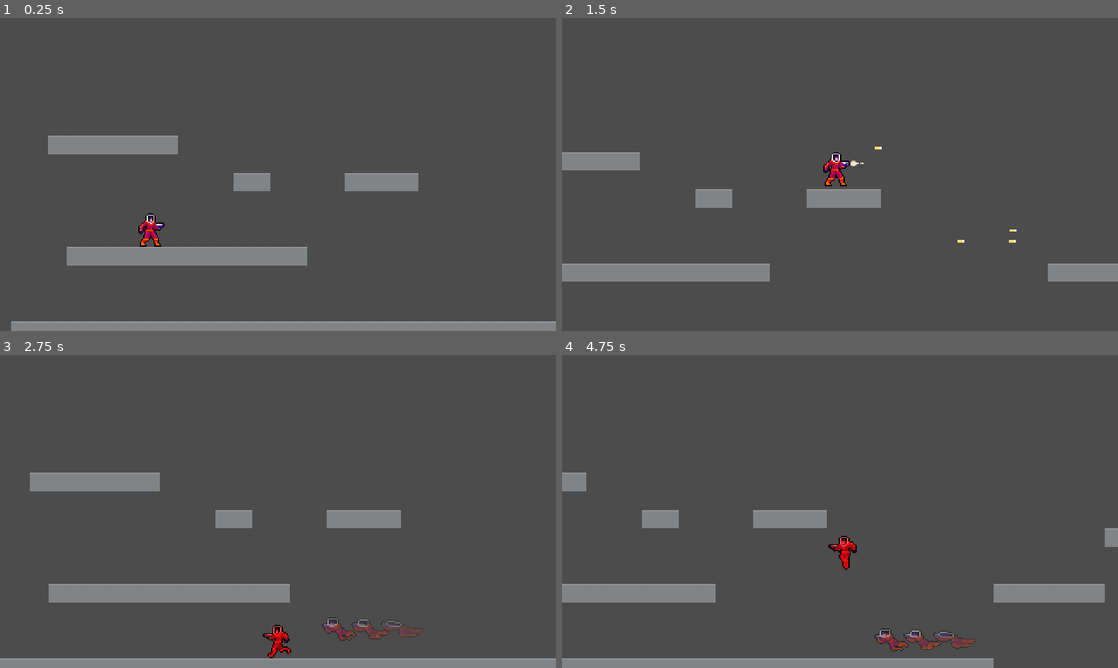
Above: before the commit, frames 1-4 (two rows, left to right).
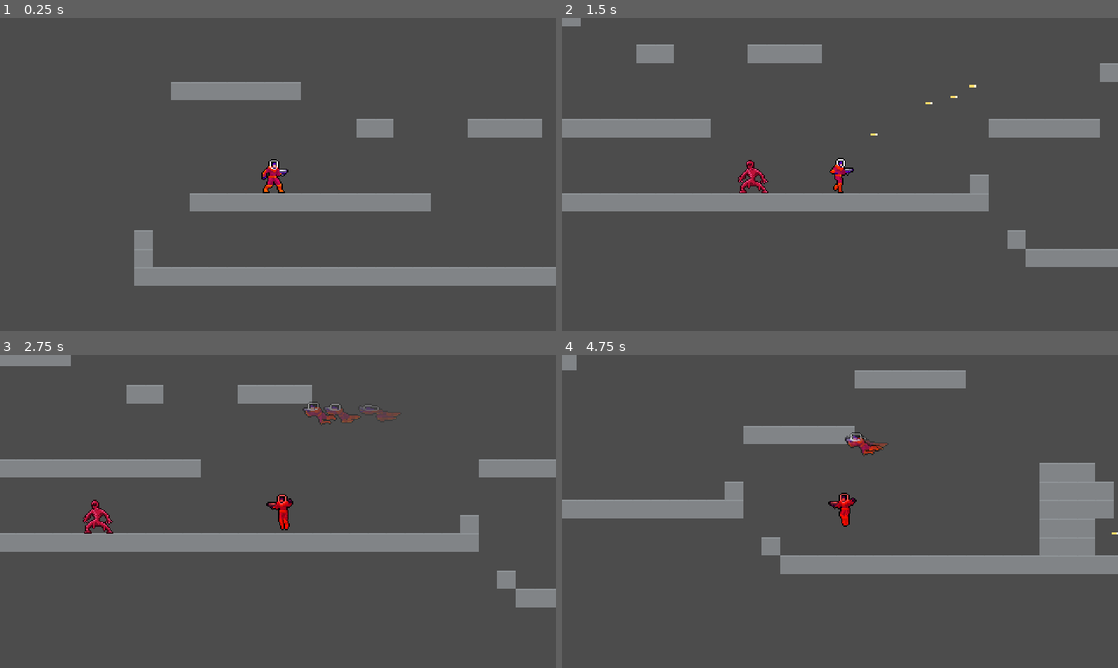
Above: after the commit, the same moments.

Repository: JuroUhlar/red_cascade
Game: Godot game, scene res://scenes/World.tscn
Two runs of this game, one before a commit and one after it. Both use one fixed random seed, a clock stepped at 60 frames per second and the inputs below.
Inputs:
- Up to frame 1 (0.25 s): no input
- Up to frame 2 (1.5 s): tap Enter at 0.5 s; hold Z (shoot) 0.53-1.28 s; hold D (move_right) from 0.53 s (still down); tap X (dash) at 0.6 s; tap Space (jump) at 0.77, 1.07 s; tap Z (shoot) at 1.35 s
- Up to frame 3 (2.75 s): tap Space (jump) at 1.52, 1.55, 1.82, 2.1 s; release D (move_right) at 2.03 s; hold A (move_left) from 2.03 s (still down); tap X (dash) at 2.3 s
- Up to frame 4 (4.75 s): release A (move_left) at 2.78 s; hold D (move_right) 2.78-4.28 s; tap X (dash) at 2.85, 4.35 s; tap Space (jump) at 3.02, 3.32, 3.77, 3.8, 4.07, 4.52 s; tap Z (shoot) at 3.05 s; hold Z (shoot) 3.53-4.28 s; hold A (move_left) from 4.28 s (still down)

The runs differ from the first frame. In frame 1, 18% of the frame differs, in the area x 2-100%, y 20-100%; in frame 2, 14%; in frame 3, 20%, in the area x 0-100%, y 0-100%; in frame 4, 19%.

Commit message:
Enemy movement

Diff:
--- /dev/null
+++ b/scenes/Enemy.tscn
@@ -0,0 +1,31 @@
+[gd_scene load_steps=5 format=2]
+
+[ext_resource path="res://scripts/Enemy.gd" type="Script" id=1]
+[ext_resource path="res://assets/Enemy/enemy_concept.png" type="Texture" id=2]
+
+[sub_resource type="RectangleShape2D" id=1]
+extents = Vector2( 12.1487, 14.1609 )
+
+[sub_resource type="SpriteFrames" id=2]
+animations = [ {
+"frames": [ ExtResource( 2 ) ],
+"loop": true,
+"name": "default",
+"speed": 5.0
+} ]
+
+[node name="Enemy" type="KinematicBody2D"]
+script = ExtResource( 1 )
+
+[node name="CollisionShape2D" type="CollisionShape2D" parent="."]
+position = Vector2( 0, 1 )
+shape = SubResource( 1 )
+
+[node name="Sprite" type="AnimatedSprite" parent="."]
+scale = Vector2( 0.5, 0.5 )
+frames = SubResource( 2 )
+
+[node name="VisibilityEnabler2D" type="VisibilityEnabler2D" parent="."]
+rect = Rect2( -80, -80, 160, 160 )
+process_parent = true
+physics_process_parent = true
--- a/scenes/Level.tscn
+++ b/scenes/Level.tscn
@@ -31,4 +31,4 @@
 cell_custom_transform = Transform2D( 0, 0, 0, 1, 0, 0 )
 collision_layer = 8
 format = 1
-tile_data = PoolIntArray( 196610, 0, 0, 196611, 0, 0, 196612 …(503 unchanged characters)… 7, 0, 0, 655418, 0, 0, 655419, 0, 0, 720943, 0, 0, 720944, 0, 0, 720945, 0, 0, 720952, 0, 0, 720953, 0, 0, 720954, 0, 0, 720955, 0, 0, 786479, 0, 0, 786480, 0, 0, 7864 …(1432 unchanged characters)…
+tile_data = PoolIntArray( 196610, 0, 0, 196611, 0, 0, 196612 …(503 unchanged characters)… 7, 0, 0, 655418, 0, 0, 655419, 0, 0, 720896, 0, 0, 720943, 0, 0, 720944, 0, 0, 720945, 0, 0, 720952, 0, 0, 720953, 0, 0, 720954, 0, 0, 720955, 0, 0, 786432, 0, 0, 786462, 0, 0, 786479, 0, 0, 786480, 0, 0, 7864 …(1432 unchanged characters)…
--- a/scenes/Player.tscn
+++ b/scenes/Player.tscn
@@ -7,20 +7,20 @@
 [ext_resource path="res://assets/Player/player-idle2.png" type="Texture" id=5]
 [ext_resource path="res://assets/Player/player-fall3.png" type="Texture" id=6]
 [ext_resource path="res://assets/Player/player-fall2.png" type="Texture" id=7]
-[ext_resource path="res://assets/Player/player-shoot1.png" type="Texture" id=8]
-[ext_resource path="res://assets/Player/player-shoot2.png" type="Texture" id=9]
-[ext_resource path="res://assets/Player/player-jump2.png" type="Texture" id=10]
-[ext_resource path="res://assets/Player/player-jump3.png" type="Texture" id=11]
-[ext_resource path="res://assets/Player/player-jump4.png" type="Texture" id=12]
-[ext_resource path="res://assets/Player/player-run1.png" type="Texture" id=13]
-[ext_resource path="res://assets/Player/player-run2.png" type="Texture" id=14]
-[ext_resource path="res://assets/Player/player-run3.png" type="Texture" id=15]
-[ext_resource path="res://assets/Player/player-run4.png" type="Texture" id=16]
-[ext_resource path="res://assets/Player/player-run5.png" type="Texture" id=17]
-[ext_resource path="res://assets/Player/player-run6.png" type="Texture" id=18]
-[ext_resource path="res://assets/Player/player-dash1.png" type="Texture" id=19]
-[ext_resource path="res://assets/Player/player-dash2.png" type="Texture" id=20]
-[ext_resource path="res://assets/Player/player-dash3.png" type="Texture" id=21]
+[ext_resource path="res://assets/Player/player-jump2.png" type="Texture" id=8]
+[ext_resource path="res://assets/Player/player-jump3.png" type="Texture" id=9]
+[ext_resource path="res://assets/Player/player-jump4.png" type="Texture" id=10]
+[ext_resource path="res://assets/Player/player-dash1.png" type="Texture" id=11]
+[ext_resource path="res://assets/Player/player-dash2.png" type="Texture" id=12]
+[ext_resource path="res://assets/Player/player-dash3.png" type="Texture" id=13]
+[ext_resource path="res://assets/Player/player-run1.png" type="Texture" id=14]
+[ext_resource path="res://assets/Player/player-run2.png" type="Texture" id=15]
+[ext_resource path="res://assets/Player/player-run3.png" type="Texture" id=16]
+[ext_resource path="res://assets/Player/player-run4.png" type="Texture" id=17]
+[ext_resource path="res://assets/Player/player-run5.png" type="Texture" id=18]
+[ext_resource path="res://assets/Player/player-run6.png" type="Texture" id=19]
+[ext_resource path="res://assets/Player/player-shoot1.png" type="Texture" id=20]
+[ext_resource path="res://assets/Player/player-shoot2.png" type="Texture" id=21]
 
 [sub_resource type="RectangleShape2D" id=1]
 extents = Vector2( 10.8078, 15 )
@@ -60,25 +60,25 @@
 "name": "fall",
 "speed": 8.0
 }, {
-"frames": [ ExtResource( 8 ), ExtResource( 9 ) ],
-"loop": false,
-"name": "shoot",
-"speed": 12.0
-}, {
-"frames": [ ExtResource( 10 ), ExtResource( 11 ), ExtResource( 12 ) ],
+"frames": [ ExtResource( 8 ), ExtResource( 9 ), ExtResource( 10 ) ],
 "loop": true,
 "name": "jump",
 "speed": 8.0
 }, {
-"frames": [ ExtResource( 13 ), ExtResource( 14 ), ExtResource( 15 ), ExtResource( 16 ), ExtResource( 17 ), ExtResource( 18 ) ],
+"frames": [ ExtResource( 11 ), ExtResource( 12 ), ExtResource( 13 ) ],
+"loop": false,
+"name": "dash",
+"speed": 30.0
+}, {
+"frames": [ ExtResource( 14 ), ExtResource( 15 ), ExtResource( 16 ), ExtResource( 17 ), ExtResource( 18 ), ExtResource( 19 ) ],
 "loop": true,
 "name": "run",
 "speed": 12.0
 }, {
-"frames": [ ExtResource( 19 ), ExtResource( 20 ), ExtResource( 21 ) ],
+"frames": [ ExtResource( 20 ), ExtResource( 21 ) ],
 "loop": false,
-"name": "dash",
-"speed": 30.0
+"name": "shoot",
+"speed": 20.0
 } ]
 
 [node name="Player" type="KinematicBody2D"]
@@ -118,10 +118,6 @@
 
 [node name="Camera2D" type="Camera2D" parent="."]
 current = true
-limit_left = 0
-limit_top = -14
-limit_right = 1410
-limit_bottom = 270
 
 [node name="trail" type="Particles2D" parent="."]
 visible = false
--- a/scenes/Tutorial.tscn
+++ b/scenes/Tutorial.tscn
@@ -1,10 +1,8 @@
-[gd_scene load_steps=14 format=2]
+[gd_scene load_steps=12 format=2]
 
 [ext_resource path="res://assets/Background/red-cascade-tutorial-bg-0.png" type="Texture" id=1]
 [ext_resource path="res://assets/Background/red-cascade-tutorial-bg-1.png" type="Texture" id=2]
 [ext_resource path="res://scenes/Player.tscn" type="PackedScene" id=3]
-[ext_resource path="res://scenes/NPC.tscn" type="PackedScene" id=4]
-[ext_resource path="res://scenes/Wall_Enemy.tscn" type="PackedScene" id=5]
 
 [sub_resource type="RectangleShape2D" id=1]
 extents = Vector2( 351, 8 )
@@ -48,8 +46,6 @@
 position = Vector2( 73, 208 )
 
 [node name="Walls" type="StaticBody2D" parent="."]
-editor/display_folded = true
-visible = false
 
 [node name="CollisionShape2D" type="CollisionShape2D" parent="Walls"]
 position = Vector2( 351, 232 )
@@ -86,9 +82,3 @@
 [node name="CollisionShape2D9" type="CollisionShape2D" parent="Walls"]
 position = Vector2( 826, 253 )
 shape = SubResource( 8 )
-
-[node name="NPC" parent="." instance=ExtResource( 4 )]
-position = Vector2( 1320, 81 )
-
-[node name="Wall Enemy" parent="." instance=ExtResource( 5 )]
-position = Vector2( 1134, 206 )
--- a/scenes/Wall_Enemy.tscn
+++ b/scenes/Wall_Enemy.tscn
@@ -23,6 +23,7 @@
 
 [node name="AnimatedSprite" type="AnimatedSprite" parent="."]
 frames = SubResource( 1 )
+frame = 6
 playing = true
 
 [node name="StaticBody2D" type="StaticBody2D" parent="."]
--- a/scenes/World.tscn
+++ b/scenes/World.tscn
@@ -1,13 +1,16 @@
-[gd_scene load_steps=3 format=2]
+[gd_scene load_steps=4 format=2]
 
 [ext_resource path="res://scenes/Player.tscn" type="PackedScene" id=1]
 [ext_resource path="res://scenes/Level.tscn" type="PackedScene" id=2]
+[ext_resource path="res://scenes/Enemy.tscn" type="PackedScene" id=3]
 
 [node name="World" type="Node2D"]
 
 [node name="Player" parent="." instance=ExtResource( 1 )]
 position = Vector2( 133.633, 133.498 )
-speed = Vector2( 170, 550 )
 
 [node name="Level" parent="." instance=ExtResource( 2 )]
 position = Vector2( 9.46242, 53.686 )
+
+[node name="Enemy" parent="." instance=ExtResource( 3 )]
+position = Vector2( 449.677, 163.29 )
--- a/scripts/Actor.gd
+++ b/scripts/Actor.gd
@@ -1,10 +1,8 @@
 extends KinematicBody2D
 class_name Actor
 
-
 const FLOOR_NORMAL = Vector2.UP
 
-export var speed: = Vector2(200.0, 500.0)
 export var gravity: = 2000.0
 
 var _velocity: = Vector2.ZERO
--- /dev/null
+++ b/scripts/Enemy.gd
@@ -0,0 +1,19 @@
+extends Actor
+
+export var speed = Vector2(100,200)
+
+
+func _ready():
+	_velocity.x = -speed.x
+	set_physics_process(false)
+
+func _physics_process(delta):
+	_velocity.y += gravity * delta
+	if is_on_wall():
+		_velocity.x *= -1.0
+	_velocity.y = move_and_slide(_velocity, FLOOR_NORMAL).y
+
+	if sign(_velocity.x) == 1:
+		$Sprite.flip_h = true
+	else:
+		$Sprite.flip_h = false
--- a/scripts/Player.gd
+++ b/scripts/Player.gd
@@ -1,4 +1,6 @@
 extends Actor
+
+export var speed: = Vector2(200.0, 500.0)
 
 onready var grounded_tolerance_timer = get_node("grounded_tolerance_timer")
 onready var jump_trigger_tolerance_timer = get_node("jump_trigger_tolerance_timer")
Binary file added: assets/Enemy/enemy_concept.png
Not shown, added: assets/Enemy/enemy_concept.png.import
